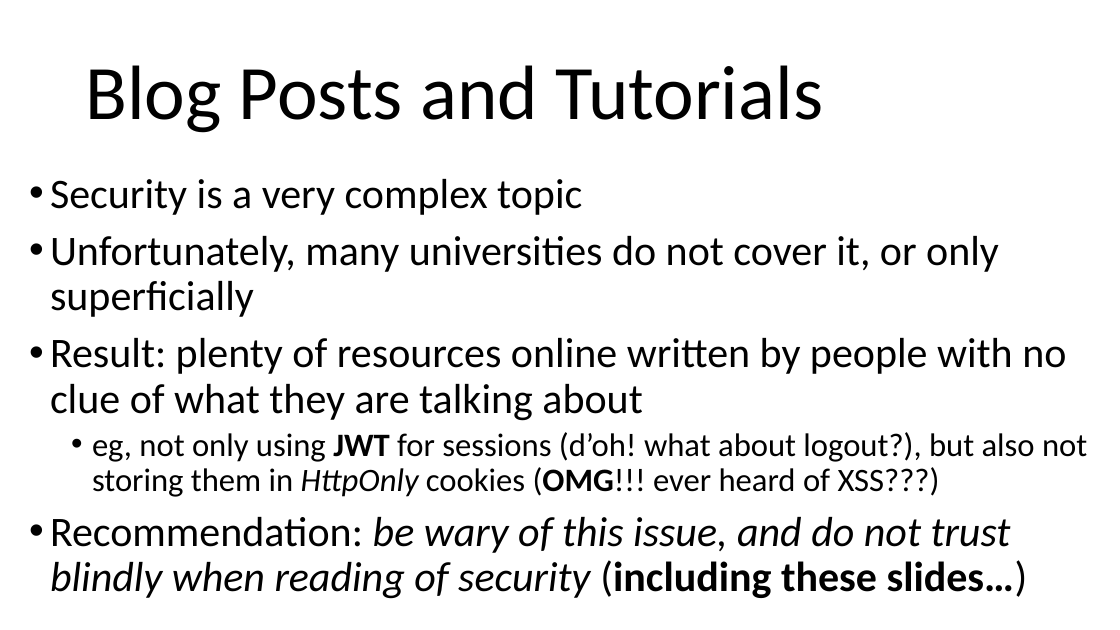
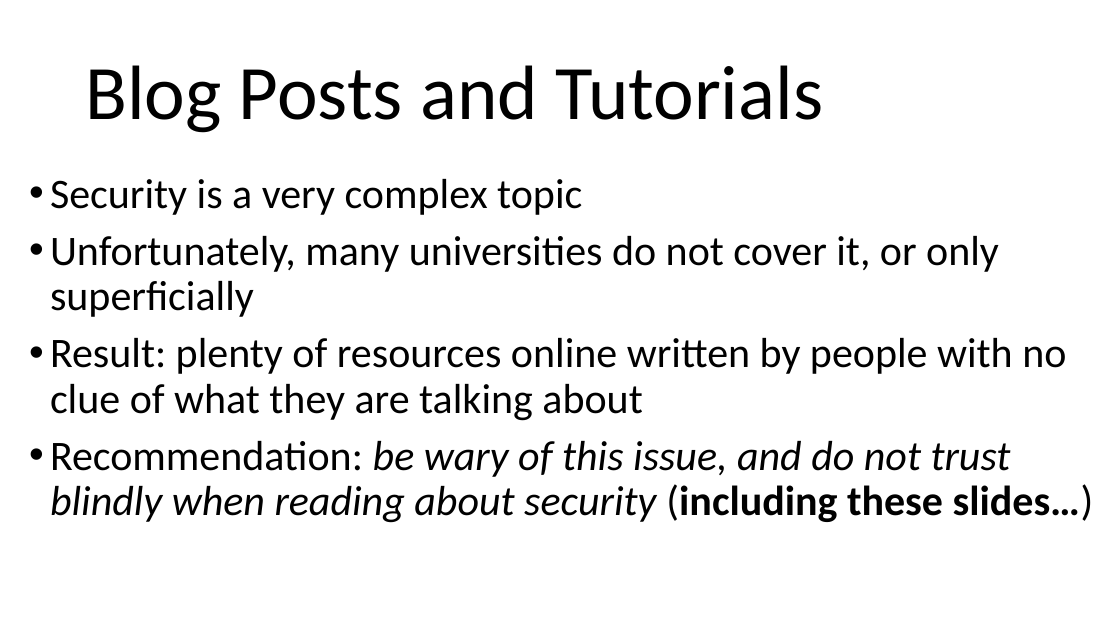
Before and after one commit to arcuri82/web_development_and_api_design, a slide deck: slide 59 of docs/slides/lesson_08.pptx. Drawn at 1120x630 pixels with LibreOffice and Linux fonts; fonts in the diff are those of the drawing. Boxes give left, top, right and bottom in pixels: in the first picture for what was removed or moved away, otherwise in the second. Text is boxed around its words. In the diff, an @@ line names an element or a change of style, - is before the commit and + after.

Commit message:
minor update to slides

```diff
--- a/docs/slides/lesson_08.pptx
+++ b/docs/slides/lesson_08.pptx
@@ text at [50,441,1094,523]: text changed; size 28 to 36 pt; italic on @@
-  • eg, not only using JWT for sessions (d’oh! what about logout?), but also not storing them in HttpOnly cookies (OMG!!! ever heard of XSS???)
-• Recommendation: be wary of this issue, and do not trust blindly when reading of security (including these slides…)
+• Recommendation: be wary of this issue, and do not trust blindly when reading about security (including these slides…)
```
Also in this commit, not shown: 1 other file.
